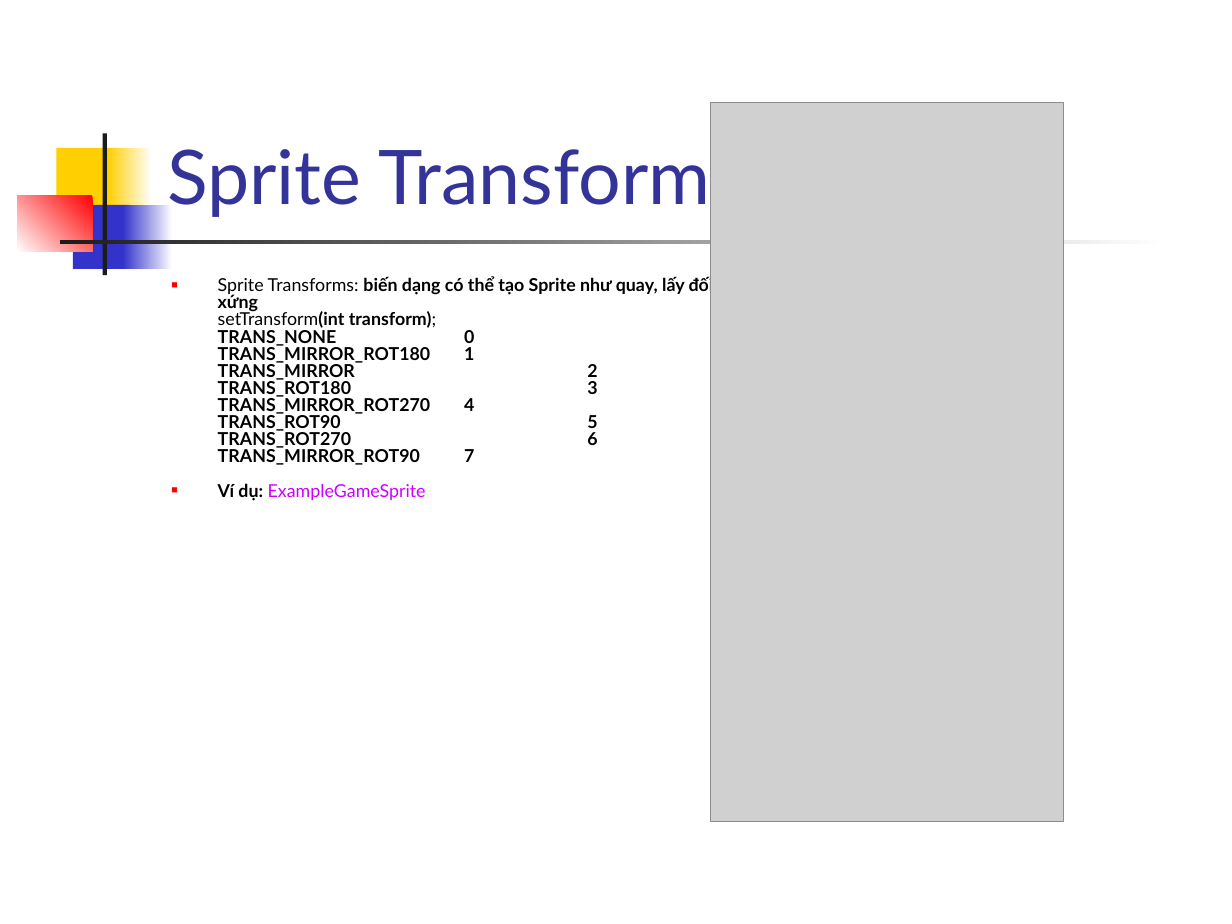
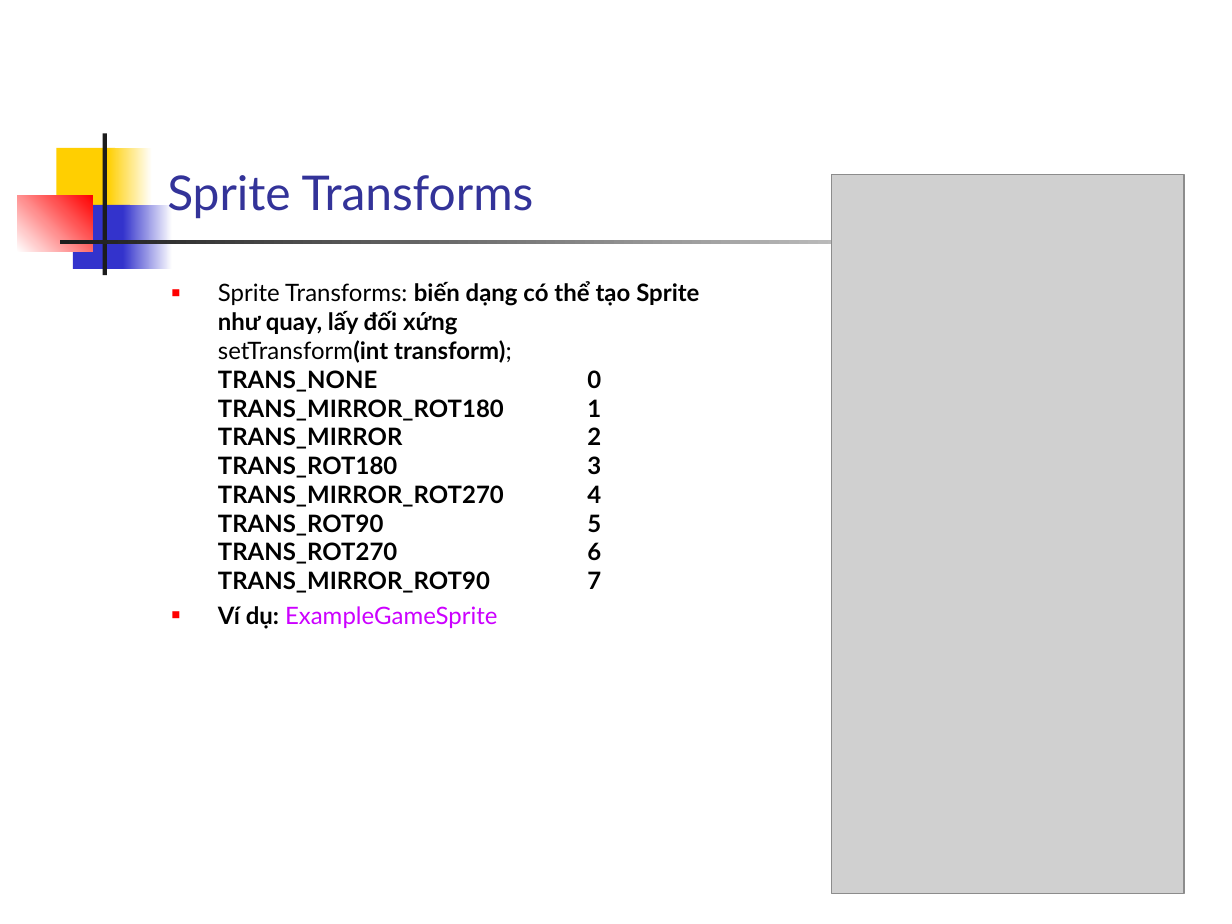
Before and after one commit to phamtuanchip/labs, a slide deck: slide 4 of M1304M-C1304M/j2me/slides/Session14.ppt. Drawn at 1232x924 pixels with LibreOffice and Linux fonts; fonts in the diff are those of the drawing; grey boxes stand for pictures. Boxes give left, top, right and bottom in pixels: in the first picture for what was removed or moved away, otherwise in the second. Text is boxed around its words. In the diff, an @@ line names an element or a change of style, - is before the commit and + after.

Commit message:
add example

```diff
--- a/M1304M-C1304M/j2me/slides/Session14.ppt
+++ b/M1304M-C1304M/j2me/slides/Session14.ppt
@@ title "Sprite Transforms" at <box>167,175,534,219</box>: size 44 to 28 pt @@
@@ picture: place and size @@
-picture at <box>711,102,1063,821</box>
+picture at <box>832,175,1184,893</box>
@@ rectangle at <box>123,205,172,269</box>: fill gradient #FFFFFF to #3333CC to gradient #3333CC to #FFFFFF @@
@@ rectangle at <box>59,240,1168,244</box>: fill gradient #FFFFFF to #1C1C1C to gradient #1C1C1C to #FFFFFF @@
@@ text "Sprite Transforms: biến dạng có ..." at <box>218,281,699,629</box>: size 10.4 to 14 pt; line spacing 0.8 to 1; less space between paragraphs @@
```
Also in this commit, not shown: 22 other slides changed, 27 other files.
